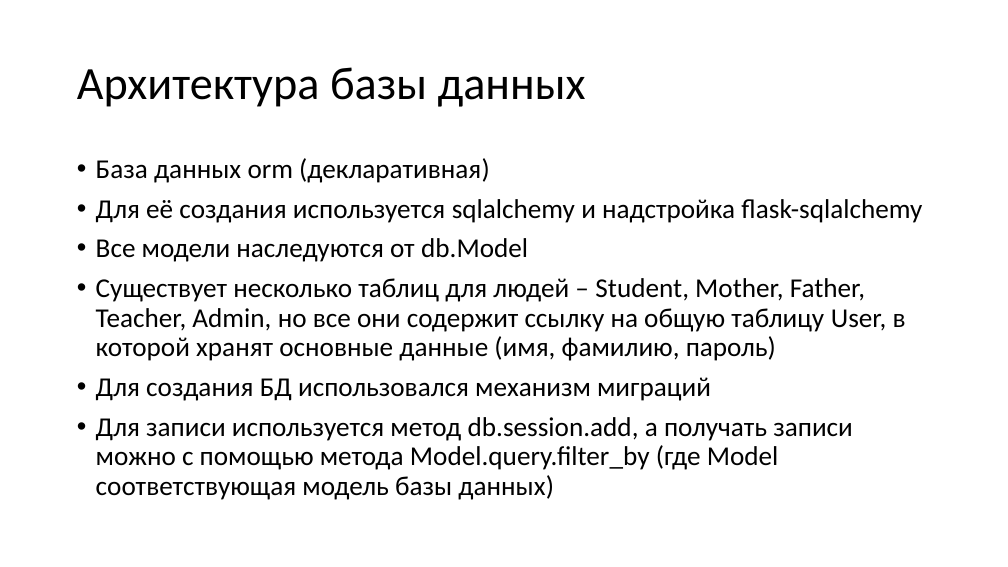
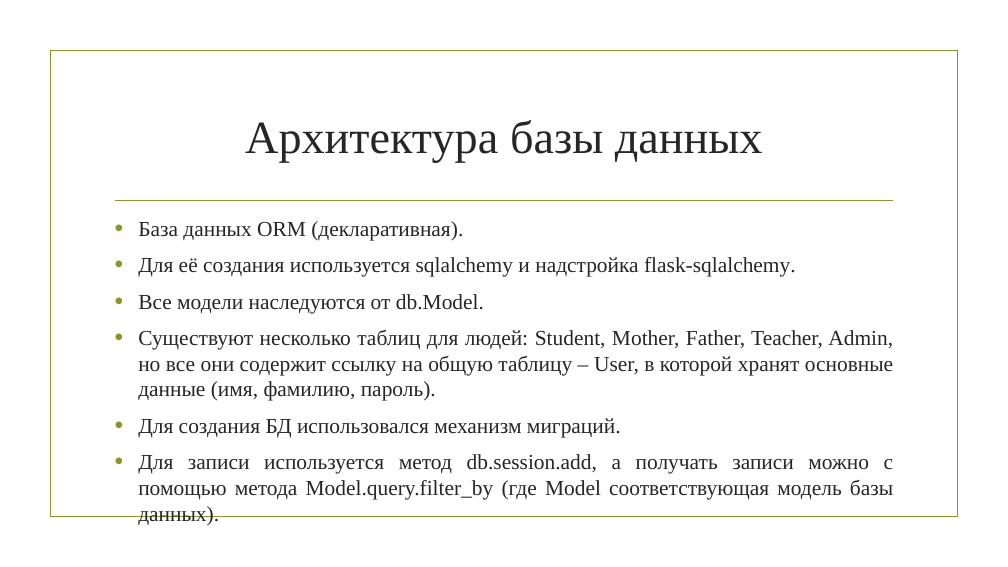
Before and after one commit to CringeCode228/WebSite, a slide deck: slide 4 of Электронный дневник.pptx. Drawn at 1008x567 pixels with LibreOffice and Linux fonts; fonts in the diff are those of the drawing; background and template pictures are left out. Boxes give left, top, right and bottom in pixels: in the first picture for what was removed or moved away, otherwise in the second. Text is boxed around its words. In the diff, an @@ line names an element or a change of style, - is before the commit and + after.

Commit message:
presentation

```diff
--- a/Электронный дневник.pptx
+++ b/Электронный дневник.pptx
@@ rectangle added at [50,51,957,517], outline #83992A 1.25 pt @@
@@ title "Архитектура базы данных": place and size @@
-title "Архитектура базы данных" at [77,67,586,107]
+title "Архитектура базы данных" at [245,120,763,162]
@@ title "Архитектура базы данных" at [245,120,763,162]: font Calibri to Times New Roman, text colour #000000 to #262626; alignment left to centre; line spacing 0.9 to 1 @@
@@ line added from (116, 200) to (893, 200), #83992A 1.25 pt @@
@@ text at [138,221,893,500]: text changed; size 25.9 to 20.4 pt; font Calibri to Times New Roman; text colour #000000 to #262626 @@
-• База данных orm (декларативная)
-• Для её создания используется sqlalchemy и надстройка flask-sqlalchemy
-• Все модели наследуются от db.Model
-• Существует несколько таблиц для людей – Student, Mother, Father, Teacher, Admin, но все они содержит ссылку на общую таблицу User, в которой хранят основные данные (имя, фамилию, пароль)
-• Для создания БД использовался механизм миграций
-• Для записи используется метод db.session.add, а получать записи можно с помощью метода Model.query.filter_by (где Model соответствующая модель базы данных)
+• База данных ORM (декларативная).
+• Для её создания используется sqlalchemy и надстройка flask-sqlalchemy.
+• Все модели наследуются от db.Model.
+• Существуют несколько таблиц для людей: Student, Mother, Father, Teacher, Admin, но все они содержит ссылку на общую таблицу – User, в которой хранят основные данные (имя, фамилию, пароль).
+• Для создания БД использовался механизм миграций.
+• Для записи используется метод db.session.add, а получать записи можно с помощью метода Model.query.filter_by (где Model соответствующая модель базы данных).
```
Also in this commit, not shown: 7 other slides changed, 3 slides added, 1 slide removed, 2 other files.
